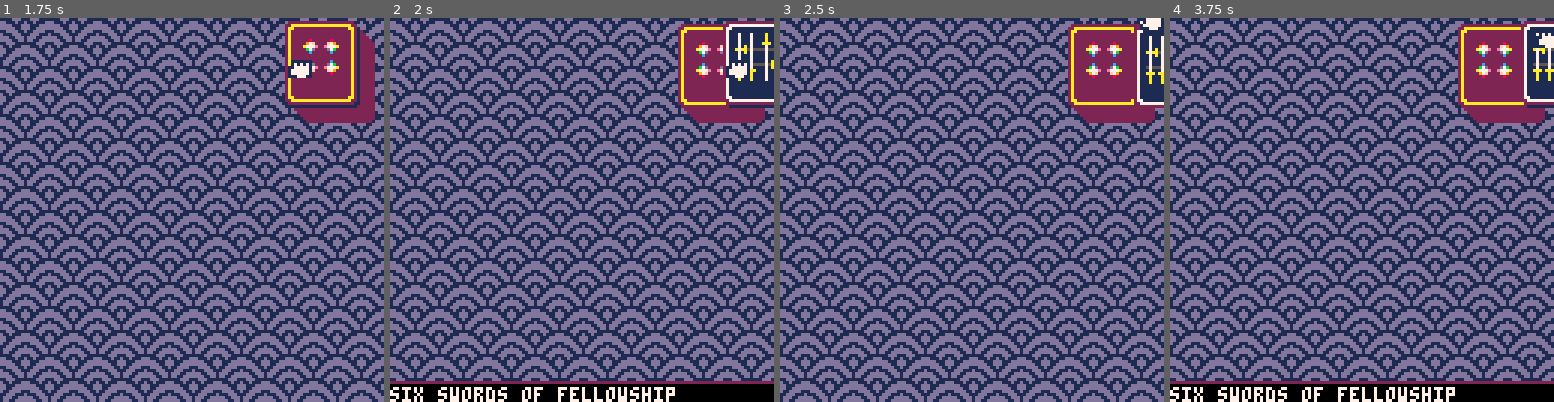
Above: before the commit, frames 1-4 (left to right).
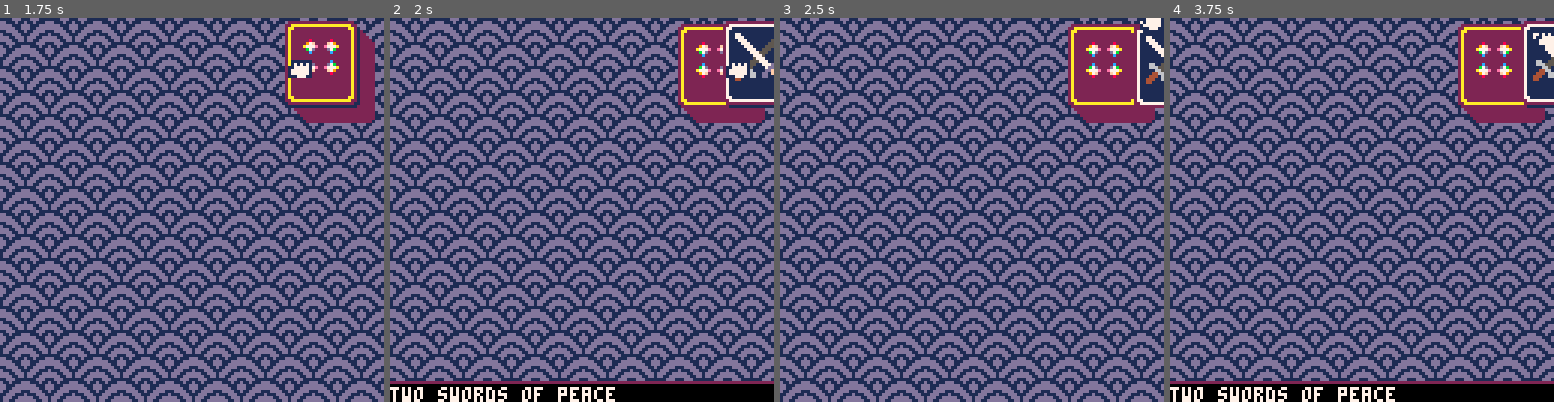
Above: after the commit, the same moments.

Repository: alxgnon/pico-8
Game: PICO-8 cartridge tarot.p8
Two runs of this game, one before a commit and one after it. Both use one fixed random seed, a clock stepped at 60 frames per second and the inputs below.
Inputs:
- Up to frame 1 (1.75 s): tap X (X key) at 0.33, 1.07 s; tap O (Z key) at 0.7, 1.7 s; hold Right from 1.6 s (still down)
- Up to frame 2 (2 s): keep holding Right; tap X (X key) at 1.85 s
- Up to frame 3 (2.5 s): release Right at 2.1 s; tap O (Z key) at 2.1 s; hold Up 2.15-2.42 s; hold Right from 2.47 s (still down)
- Up to frame 4 (3.75 s): tap O (Z key) every 0.4 s from 2.5 to 3.7 s; tap X (X key) at 2.97 s; release Right at 3.03 s; hold Left 3.08-3.58 s; hold Down from 3.63 s (still down)

Frame 1 is identical in both runs. In frame 2, 1.1% of the frame differs, in the area x 0-100%, y 3-100%; in frame 3, 0.3%; in frame 4, 0.9%.

Commit message:
queen of wands (the lampost)

Diff:
--- a/tarot.p8
+++ b/tarot.p8
@@ -29,6 +29,7 @@
 --{202,"four wands"},
 --{204,"five wands"},
 --{206,"six wands"},
+{236,"queen of wands (the lampost)"},
 {238,"king of wands (the volcano)"},
 }
 -->8
@@ -359,22 +360,22 @@
 000000000000000000000000000000001111181ff181111111111111111111111111111111111111111171111711111111117111171111111111711171117111
 000000000000000000000000000000001111111ff111111111111111111111111111111111111111111171111711111111117111171111111111711171117111
 000000000000000000000000000000001111111ff111111111111111111111111111111111111111111111111111111111111111111111111111111111111111
-0000000000000000000000000000000099999999999999999999999999999999999999999999999999999999999999991111111d111111111111155555555511
-000000000000000000000000000000009000000000000009900000000000000990000000000000099000000000000009111aaadddaaa11111111155555555111
-00000000000000000000000000000000900000000000000990000000000000099000000000000009900000000000000911a99ddddd99a1111111115555555511
-0000000000000000000000000000000090000000000000099000000000000009900000000000000990000000000000091a99991a19999a111111115555555511
-0000000000000000000000000000000090000000000000099000000000000009900000000000000990000000000000091a99991a19999a111111555555555111
-0000000000000000000000000000000090000000000000099000000000000009900000000000000990000000000000091a9999ddd9999a111111555555555111
-00000000000000000000000000000000900000000000000990000000000000099000000000000009900000000000000911a9999d9999a1111111155999511111
-000000000000000000000000000000009000000000000009900000000000000990000000000000099000000000000009111a99ddd99a11111111199999941111
-0000000000000000000000000000000090000000000000099000000000000009900000000000000990000000000000091111a99d99a111111111994949441111
-00000000000000000000000000000000900000000000000990000000000000099000000000000009900000000000000911111a9d9a1111111111949949944111
-000000000000000000000000000000009000000000000009900000000000000990000000000000099000000000000009111111ada11111111119949444944111
-0000000000000000000000000000000090000000000000099000000000000009900000000000000990000000000000091111111d111111111114449444994411
-0000000000000000000000000000000090000000000000099000000000000009900000000000000990000000000000091111111d111111111144499444494411
-0000000000000000000000000000000090000000000000099000000000000009900000000000000990000000000000091111111d111111111444999444494441
-0000000000000000000000000000000090000000000000099000000000000009900000000000000990000000000000091111111d111111114444999444499441
-0000000000000000000000000000000099999999999999999999999999999999999999999999999999999999999999991111111d111111114449949944444444
+00000000000000000000000000000000999999999999999999999999999999999999999999999999999999999999999911111991991111111111155555555511
+00000000000000000000000000000000900000000000000990000000000000099000000000000009900000000000000911111911191111111111155555555111
+00000000000000000000000000000000900000000000000990000000000000099000000000000009900000000000000911119111119111111111115555555511
+0000000000000000000000000000000090000000000000099000000000000009900000000000000990000000000000091111991a199111111111115555555511
+0000000000000000000000000000000090000000000000099000000000000009900000000000000990000000000000091111991a199111111111555555555111
+00000000000000000000000000000000900000000000000990000000000000099000000000000009900000000000000911199911199911111111555555555111
+00000000000000000000000000000000900000000000000990000000000000099000000000000009900000000000000911199991999911111111155999511111
+00000000000000000000000000000000900000000000000990000000000000099000000000000009900000000000000911199911199911111111199999941111
+00000000000000000000000000000000900000000000000990000000000000099000000000000009900000000000000911999991999991111111994949441111
+00000000000000000000000000000000900000000000000990000000000000099000000000000009900000000000000911999991999991111111949949944111
+00000000000000000000000000000000900000000000000990000000000000099000000000000009900000000000000911999991999991111119949444944111
+00000000000000000000000000000000900000000000000990000000000000099000000000000009900000000000000919999991999999111114449444994411
+00000000000000000000000000000000900000000000000990000000000000099000000000000009900000000000000919999991999999111144499444494411
+00000000000000000000000000000000900000000000000990000000000000099000000000000009900000000000000919999991999999111444999444494441
+00000000000000000000000000000000900000000000000990000000000000099000000000000009900000000000000999999991999999914444999444499441
+00000000000000000000000000000000999999999999999999999999999999999999999999999999999999999999999955555555555555554449949944444444
 
 
 
